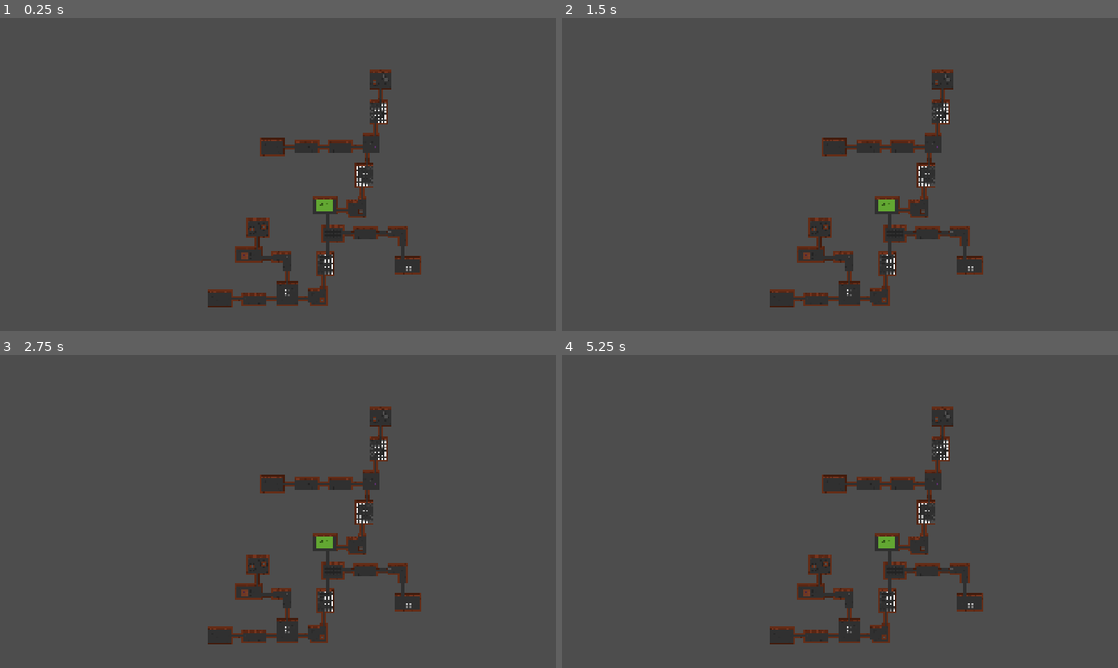
Above: before the commit, frames 1-4 (two rows, left to right).
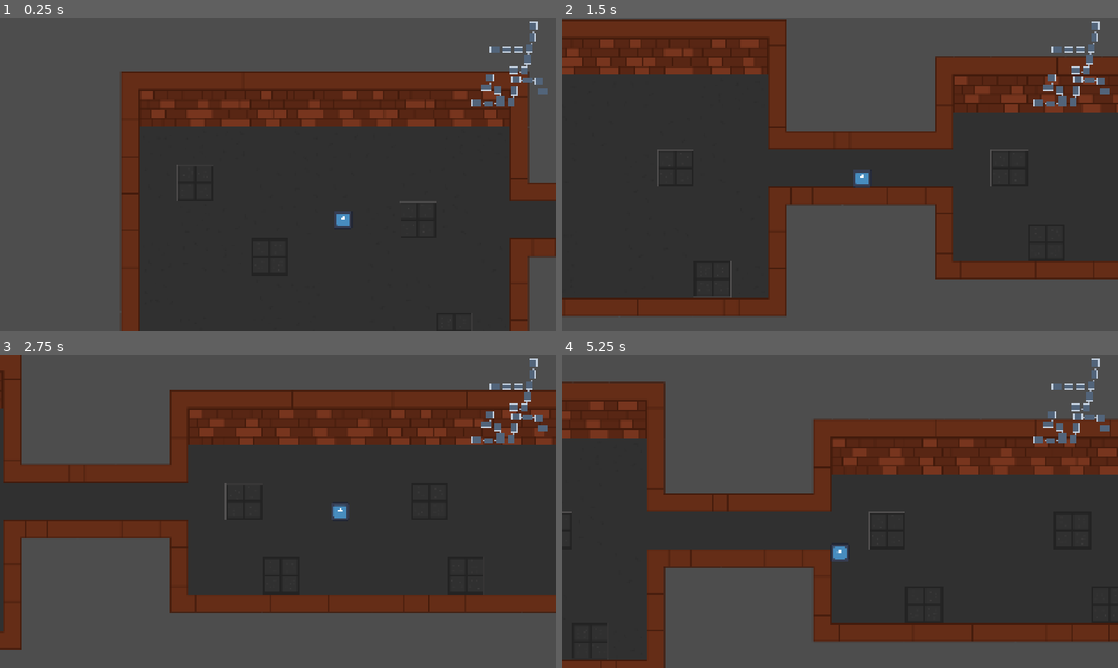
Above: after the commit, the same moments.

Repository: BananerCatter/untitled-roguelike
Game: Godot game, scene res://scenes/dungeon_test.tscn
Two runs of this game, one before a commit and one after it. Both use one fixed random seed, a clock stepped at 60 frames per second and the inputs below. This scene is started directly instead of the project's main scene. The engine's default icon, where the game draws it, is replaced by a stand-in: a white triangle on a blue panel in a dark square.
Inputs (mouse positions are in pixels of both pictures, inside the frame that each line leads up to):
- Up to frame 1 (0.25 s): no input
- Up to frame 2 (1.5 s): tap Enter at 0.5 s; move the mouse to (962, 158) at 0.52 s; hold D (right) 0.53-1.28 s; tap Alt at 0.6 s; click (962, 158) at 0.67 s; move the mouse to (728, 190) at 1.27 s; hold S (down) from 1.28 s (still down); tap Shift at 1.35 s
- Up to frame 3 (2.75 s): move the mouse to (333, 442) at 2.02 s; release S (down) at 2.03 s; hold D (right) from 2.03 s (still down); tap Alt at 2.1 s
- Up to frame 4 (5.25 s): move the mouse to (812, 574) at 2.77 s; release D (right) at 2.78 s; hold W (up) 2.78-3.53 s; tap Shift at 2.85, 4.35 s; click (812, 574) at 2.92 s; move the mouse to (1006, 558) at 3.52 s; hold A (left) 3.53-5.03 s; tap Alt at 3.6, 5.1 s; move the mouse to (673, 464) at 4.27 s; move the mouse to (867, 511) at 5.02 s; hold S (down) from 5.03 s (still down); click (867, 511) at 5.17 s

The runs differ from the first frame. In frame 1, 59% of the frame differs, in the area x 21-100%, y 1-100%; in frame 2, 70%, in the area x 0-100%, y 0-96%; in frame 3, 58%; in frame 4, 61%.

Commit message:
cute minimap done and generator debugging

Diff:
--- a/untitled-roguelike/scenes/dungeon_test.tscn
+++ b/untitled-roguelike/scenes/dungeon_test.tscn
@@ -171,7 +171,3 @@
 tile_set = SubResource("TileSet_wu2nr")
 rendering_quadrant_size = 32
 physics_quadrant_size = 32
-
-[node name="Camera2D2" type="Camera2D" parent="." unique_id=1244585072]
-position = Vector2(1006, -1608)
-zoom = Vector2(0.245, 0.245)
--- /dev/null
+++ b/untitled-roguelike/scenes/minimap.gd
@@ -0,0 +1,115 @@
+extends Control
+
+const TILE_SIZE: int = 32
+const MAP_PADDING : float = 12.0
+
+var room_data: Dictionary = {}
+var connection_data: Dictionary = {}
+
+func _ready() -> void:
+	custom_minimum_size = Vector2(320,320)
+
+func set_dungeon_data(rooms: Dictionary, connections: Dictionary) -> void:
+	room_data = rooms
+	connection_data = connections
+	queue_redraw()
+
+func _draw() -> void:
+	print("MINIMAP DRAW CALLED")
+	if room_data.is_empty():
+		return
+	var map_bounds := Rect2()
+	for cell in room_data:
+		var room = room_data[cell]
+		var room_rect = Rect2(
+			room.global_position,
+			Vector2(room.room_width, room.room_height) * TILE_SIZE
+		)
+
+		if map_bounds == Rect2():
+			map_bounds = room_rect
+		else:
+			map_bounds = map_bounds.merge(room_rect)
+
+	map_bounds = map_bounds.grow(TILE_SIZE)
+	var available_size = size - Vector2(MAP_PADDING * 2, MAP_PADDING * 2)
+
+	var scale_factor = min(
+		available_size.x / map_bounds.size.x,
+		available_size.y / map_bounds.size.y
+	)
+
+	var drawn_size = map_bounds.size * scale_factor
+	var map_offset = (size - drawn_size) / 2.0
+
+	for cell in connection_data:
+		for neighbor_cell in connection_data[cell]:
+			if cell >= neighbor_cell :
+				continue
+
+			if not room_data.has(cell) or not room_data.has(neighbor_cell):
+				continue
+
+			var room_a = room_data[cell]
+			var room_b = room_data[neighbor_cell]
+
+			var direction = neighbor_cell - cell
+
+			var door_a_name = get_door_name(direction)
+			var door_b_name = get_door_name(-direction)
+
+			var door_a = room_a.get_door(door_a_name)
+			var door_b = room_b.get_door(door_b_name)
+
+			if door_a == null or door_b == null:
+				continue
+
+			var point_a = world_to_map(
+				door_a.global_position, map_bounds, scale_factor, map_offset
+			)
+
+			var point_b = world_to_map(
+				door_b.global_position, map_bounds, scale_factor, map_offset
+			)
+			draw_line(point_a, point_b, Color("#A0A9B8"), maxf(2.0, scale_factor * 5.0))
+
+	for cell in room_data:
+		var room = room_data[cell]
+
+		var room_rect = Rect2(
+			room.global_position,
+			Vector2(room.room_width, room.room_height) * TILE_SIZE
+		)
+
+		var top_left = world_to_map(
+			room_rect.position, map_bounds, scale_factor, map_offset
+		)
+
+		var drawn_rect = Rect2(
+			top_left,
+			room_rect.size * scale_factor
+		)
+
+		draw_rect(drawn_rect,Color("#52647A"), true)
+		draw_rect(drawn_rect,Color("#C3D0DF"), false, 1.5)
+
+func get_door_name(direction: Vector2i) -> String:
+	match direction:
+		Vector2i.RIGHT:
+			return "EastH"
+		Vector2i.LEFT:
+			return "WestH"
+		Vector2i.UP:
+			return "NorthH"
+		Vector2i.DOWN:
+			return "SouthH"
+		_:
+			return ""
+
+func world_to_map(
+	world_position: Vector2,
+	map_bounds:Rect2,
+	scale_factor: float,
+	map_offset: Vector2
+) -> Vector2:
+	return (world_position - map_bounds.position) * scale_factor + map_offset
--- /dev/null
+++ b/untitled-roguelike/scenes/minimap.tscn
@@ -0,0 +1,12 @@
+[gd_scene format=3 uid="uid://daii2h4e0q27q"]
+
+[ext_resource type="Script" uid="uid://duaxvwba2v6yi" path="res://scenes/minimap.gd" id="1_lj7mc"]
+
+[node name="Minimap" type="Control" unique_id=366538319]
+layout_mode = 3
+anchors_preset = 1
+anchor_left = 1.0
+anchor_right = 1.0
+grow_horizontal = 0
+offset_transform_enabled = true
+script = ExtResource("1_lj7mc")
--- a/untitled-roguelike/scenes/rooms/small/NES/room_small_NES_1.tscn
+++ b/untitled-roguelike/scenes/rooms/small/NES/room_small_NES_1.tscn
@@ -179,7 +179,7 @@
 position = Vector2(112, -16)
 
 [node name="EastH" type="Marker2D" parent="." unique_id=1462021786]
-position = Vector2(368, 145)
+position = Vector2(368, 144)
 
 [node name="SouthH" type="Marker2D" parent="." unique_id=105547869]
 position = Vector2(112, 304)
--- a/untitled-roguelike/scripts/room_gen.gd
+++ b/untitled-roguelike/scripts/room_gen.gd
@@ -59,6 +59,8 @@
 
 var grid : Array = []
 
+var minimap: Control
+
 func _ready() -> void:
 	room_connections.clear()
 	grid_create()
@@ -101,6 +103,8 @@
 	print("Failed connection data: ", failed_connections)
 	if failed_connections.is_empty():
 		generate_hallway_floors()
+		create_minimap()
+		spawn_player()
 
 func grid_create() -> void:
 	grid.clear()
@@ -837,12 +841,32 @@
 				generated_hallways.to_local(door_b.global_position)
 			)
 
+			var start_local = generated_hallways.to_local(door_a.global_position)
+			var finish_local = generated_hallways.to_local(door_b.global_position)
+			print("START DOOR: ", door_a.global_position)
+			print("START OFFSET: ", start_local - generated_hallways.map_to_local(start))
+
+			print ("END DOOR: ", door_b.global_position)
+			print("END OFFSET: ", finish_local - generated_hallways.map_to_local(finish))
+
+			print("START MARKER LOCAL: ", door_a.position)
+			print("END MARKER LOCAL: ", door_b.position)
+			print("START ROOM: ", door_a.get_parent().name)
+			print("END ROOM: ", door_b.get_parent().name)
+
+			print("START ROOM GLOBAL: ", door_a.get_parent().global_position)
+			print("END ROOM GLOBAL: ", door_b.get_parent().global_position)
+
 			var path = find_hallway_path(
 				start,
 				finish,
 				door_a_name,
 				door_b_name
 			)
+
+			if not path.is_empty():
+				for i in range(path.size()):
+					print("Path[",i,"]: ", path[i])
 
 			if path.is_empty():
 				push_error("Cannot generate hallway: path not found")
@@ -1480,3 +1504,31 @@
 					"Could not fix connection: "
 					+ str(cell) + " -> " + str(neighbor_cell)
 				)
+
+func create_minimap() -> void:
+	var minimap_scene = preload("res://scenes/minimap.tscn")
+	minimap = minimap_scene.instantiate()
+
+	var canvas_layer = CanvasLayer.new()
+	canvas_layer.layer=10
+	get_tree().current_scene.add_child(canvas_layer)
+	canvas_layer.add_child(minimap)
+
+	minimap.set_anchors_and_offsets_preset(Control.PRESET_TOP_RIGHT)
+	minimap.size = Vector2(320,320)
+	minimap.set_dungeon_data(spawned_rooms,room_connections)
+	print("Minimap position: ",minimap.position)
+	print("Minimap size: ", minimap.size)
+	print("canvas Layer: ", canvas_layer)
+
+func spawn_player() -> void:
+	var start_room = spawned_rooms[start_cell]
+	var player = preload("res://scenes/player.tscn").instantiate()
+	get_tree().current_scene.add_child(player)
+
+	var tilemap = start_room.get_node("tilemap")
+	var room_center = tilemap.get_used_rect().get_center()
+
+	player.global_position = tilemap.to_global(
+		tilemap.map_to_local(Vector2i(room_center))
+	)
Not shown, added: untitled-roguelike/scenes/minimap.gd.uid
